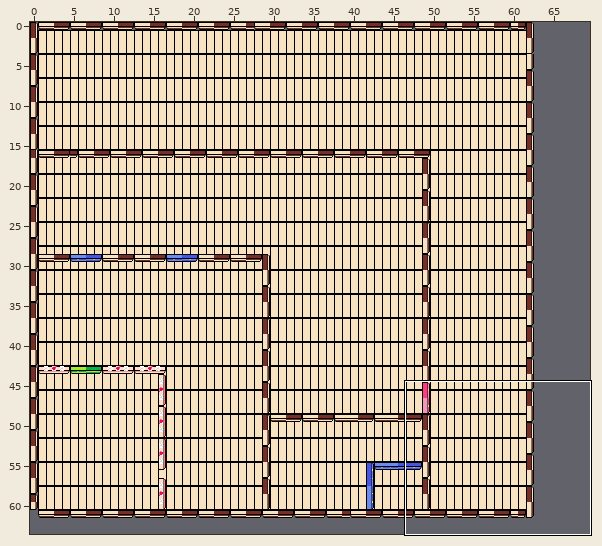
One commit to this Tiled map: assets/art/Levels/reuben_level.tmx. The first picture is a wide view before the edit; the outline marks the close-up.
Close-up. Earlier state:
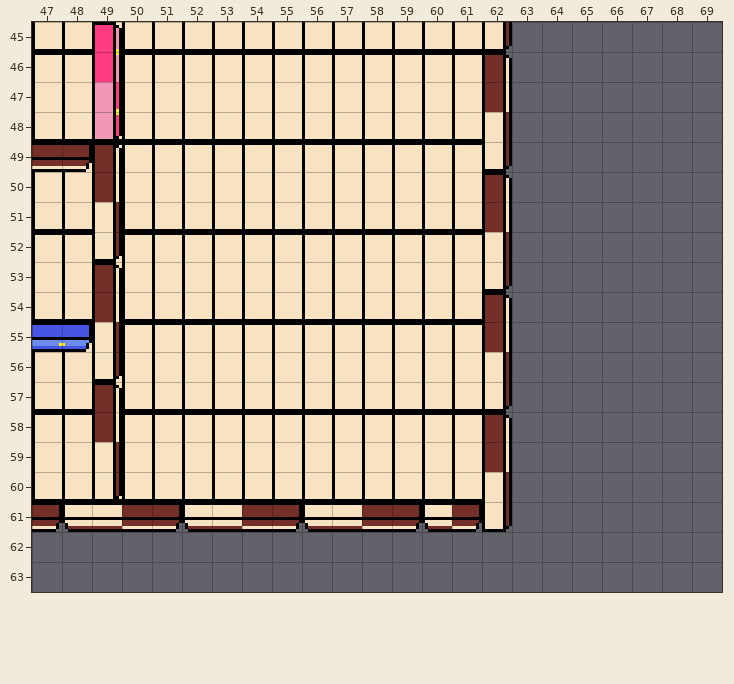
Cells are 10x10 px. Shown: x 47..69, y 45..63.
And afterwards:
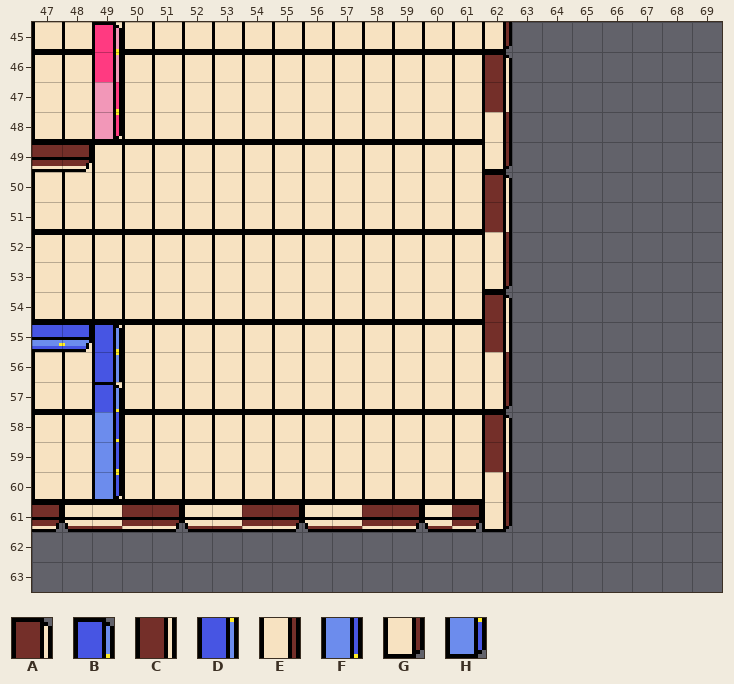
Key: from "TileSet": A 0, B 8, C 10, D 18, E 20, F 28, G 30, H 38.
_ is an empty cell.
The edit:
{"where": "layer \"Walls\""}
{"y":49,"x":49,"old":"A","new":"_"}
{"y":50,"x":49,"old":"C","new":"_"}
{"y":51,"x":49,"old":"E","new":"_"}
{"y":52,"x":49,"old":"G","new":"_"}
{"y":53,"x":49,"old":"A","new":"_"}
{"y":54,"x":49,"old":"C","new":"_"}
{"y":55,"x":49,"old":"E","new":"_"}
{"y":56,"x":49,"old":"G","new":"_"}
{"y":57,"x":49,"old":"A","new":"_"}
{"y":58,"x":49,"old":"C","new":"_"}
{"y":59,"x":49,"old":"E","new":"_"}
{"y":60,"x":49,"old":"G","new":"_"}
{"where": "layer \"BlueDoor\""}
{"y":55,"x":49,"old":"_","new":"B"}
{"y":56,"x":49,"old":"_","new":"D"}
{"y":57,"x":49,"old":"_","new":"B"}
{"y":58,"x":49,"old":"_","new":"F"}
{"y":59,"x":49,"old":"_","new":"F"}
{"y":60,"x":49,"old":"_","new":"H"}
{"label":"changed","picture_box":[95,145,122,499]}
